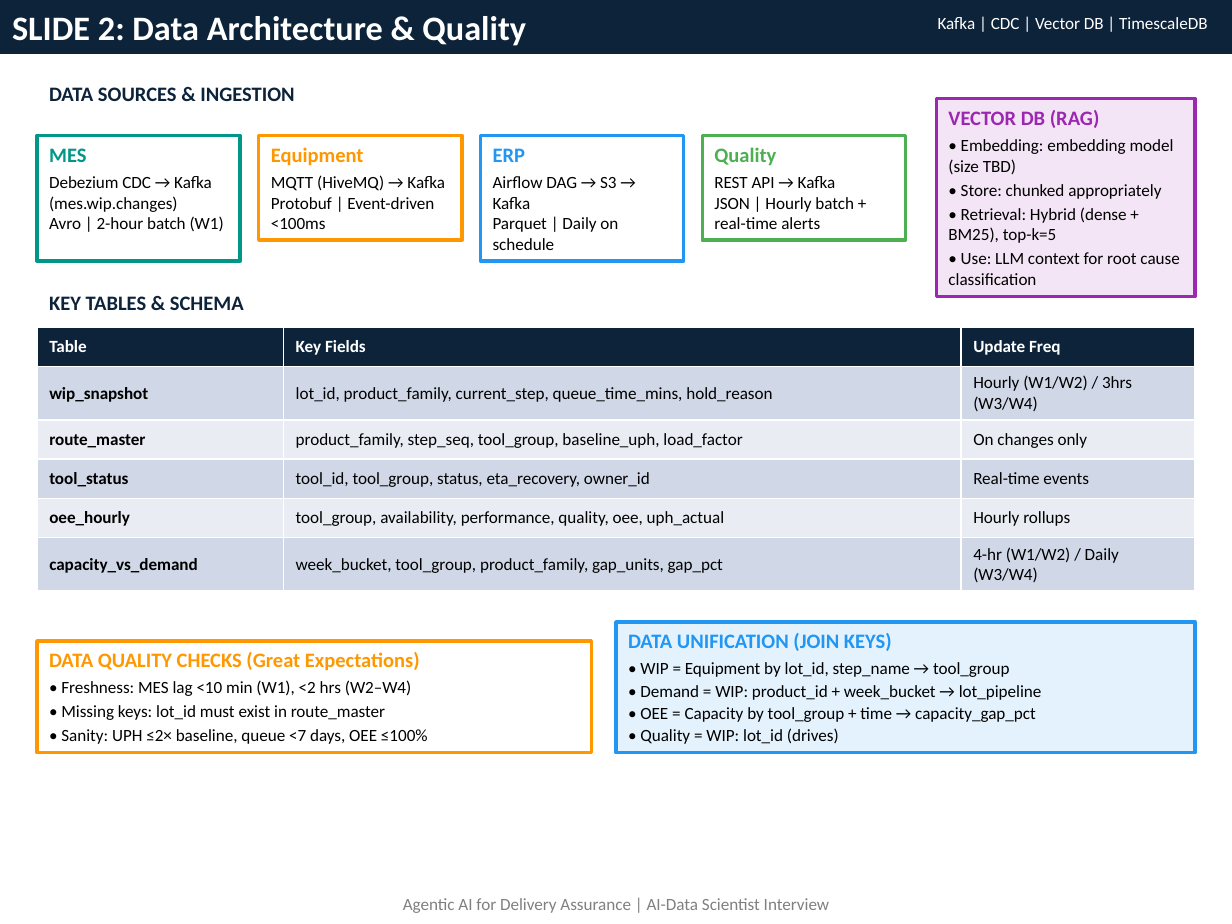
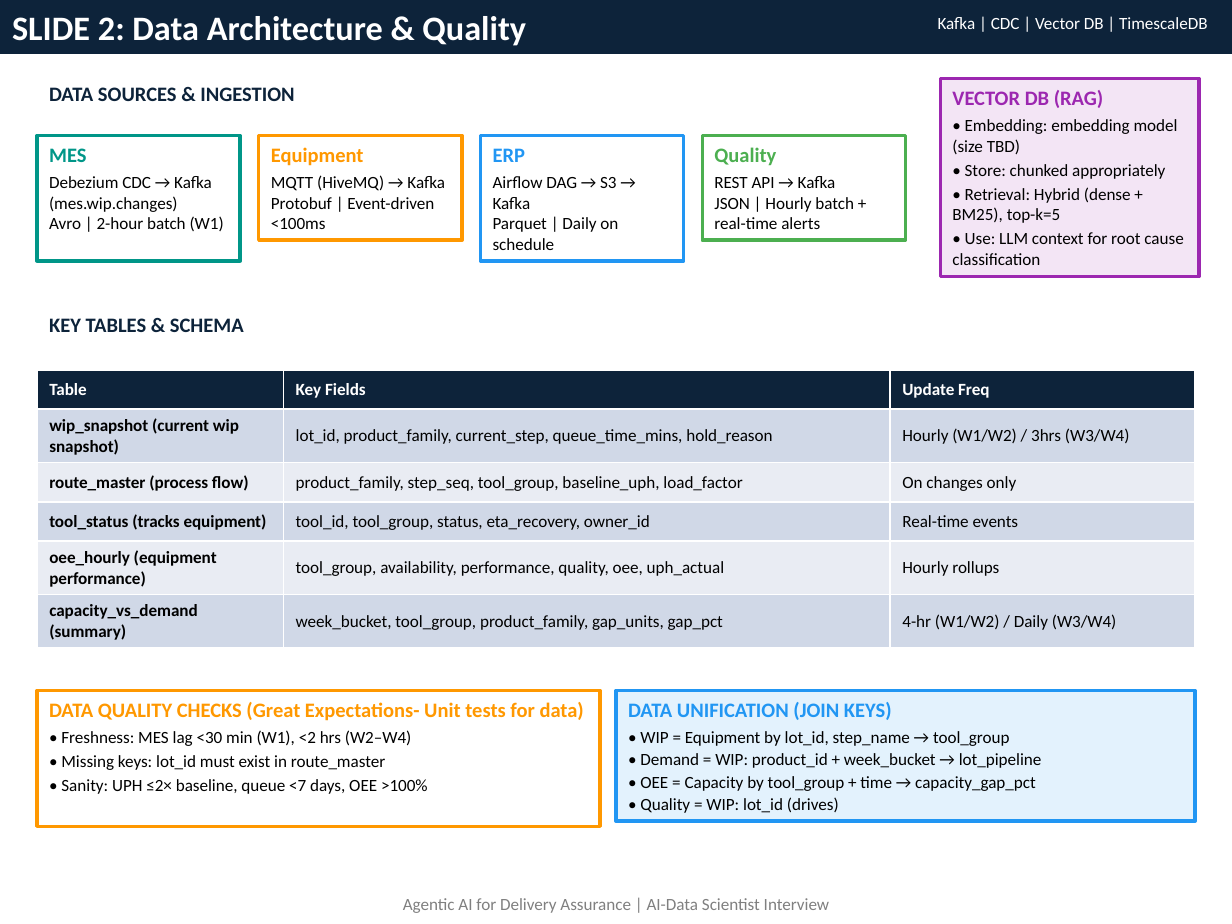
Before and after one commit to rashmikbhat/Agentic-AI-Delivery-Assurance-Across-Weeks, a slide deck: slide 2 of Agentic_AI_Delivery_Assurance_UPDATED_FINAL.pptx. Drawn at 1232x924 pixels with LibreOffice and Linux fonts; fonts in the diff are those of the drawing. Boxes give left, top, right and bottom in pixels: in the first picture for what was removed or moved away, otherwise in the second. Text is boxed around its words. In the diff, an @@ line names an element or a change of style, - is before the commit and + after.

```diff
--- a/Agentic_AI_Delivery_Assurance_UPDATED_FINAL.pptx
+++ b/Agentic_AI_Delivery_Assurance_UPDATED_FINAL.pptx
@@ rectangle "VECTOR DB (RAG)": place and size @@
-rectangle "VECTOR DB (RAG)" at (936,99,1195,297)
+rectangle "VECTOR DB (RAG)" at (940,79,1199,277)
@@ text "KEY TABLES & SCHEMA": place and size @@
-text "KEY TABLES & SCHEMA" at (49,296,244,310)
+text "KEY TABLES & SCHEMA" at (49,318,244,332)
@@ table at (37,370,1195,648) @@
-row 2, column 1: wip_snapshot
+row 2, column 1: wip_snapshot (current wip snapshot)
-row 3, column 1: route_master
+row 3, column 1: route_master (process flow)
-row 4, column 1: tool_status
+row 4, column 1: tool_status (tracks equipment)
-row 5, column 1: oee_hourly
+row 5, column 1: oee_hourly (equipment performance)
-row 6, column 1: capacity_vs_demand
+row 6, column 1: capacity_vs_demand (summary)
@@ table: place and size @@
-table at (37,328,1195,586)
+table at (37,370,1195,648)
@@ rectangle "DATA QUALITY CHECKS (Great Expectations- ...": place and size @@
-rectangle "DATA QUALITY CHECKS (Great Expectations- ..." at (37,641,591,753)
+rectangle "DATA QUALITY CHECKS (Great Expectations- ..." at (37,690,600,825)
@@ text in rectangle at (49,702,584,746): text changed; size 10 to 12 pt; text colour #000000 to #FF9800; bold on @@
-DATA QUALITY CHECKS (Great Expectations)
-• Freshness: MES lag <10 min (W1), <2 hrs (W2–W4)
+DATA QUALITY CHECKS (Great Expectations- Unit tests for data)
+• Freshness: MES lag <30 min (W1), <2 hrs (W2–W4)
@@ rectangle "DATA UNIFICATION (JOIN KEYS)": place and size @@
-rectangle "DATA UNIFICATION (JOIN KEYS)" at (616,622,1195,753)
+rectangle "DATA UNIFICATION (JOIN KEYS)" at (616,690,1195,821)
@@ text in rectangle at (61,779,428,794): text changed @@
-• Sanity: UPH ≤2× baseline, queue <7 days, OEE ≤100%
+• Sanity: UPH ≤2× baseline, queue <7 days, OEE >100%
```
Also in this commit, not shown: 4 other slides changed, 2 other files.
